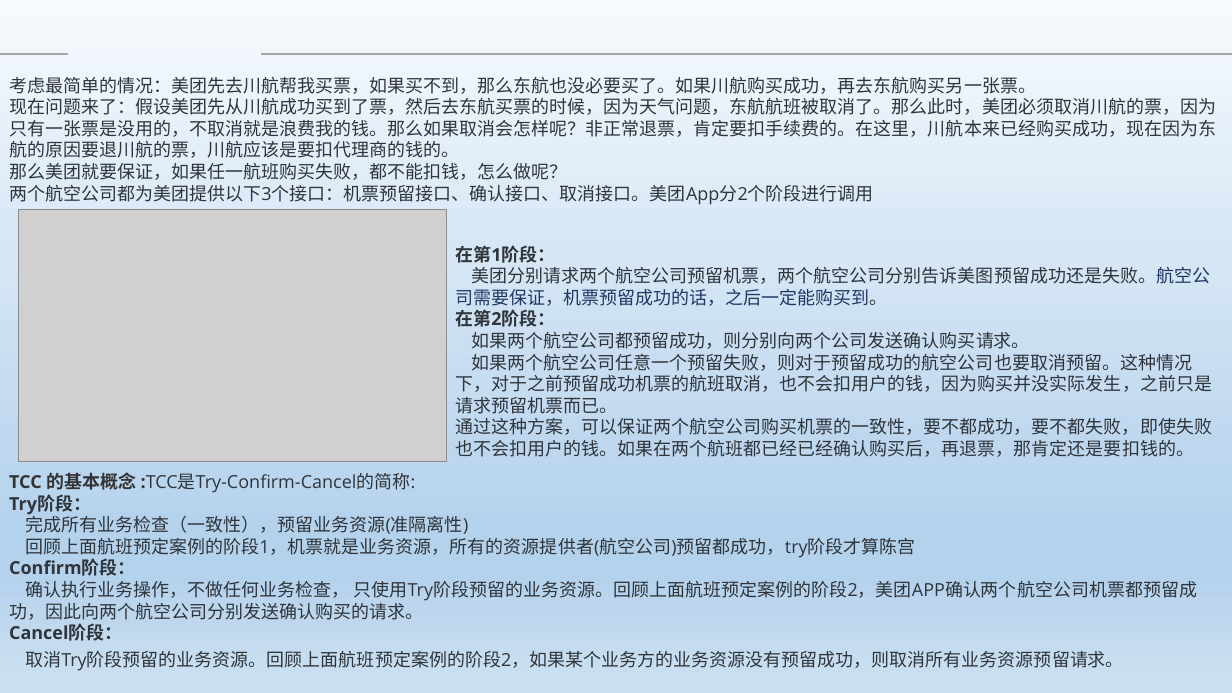
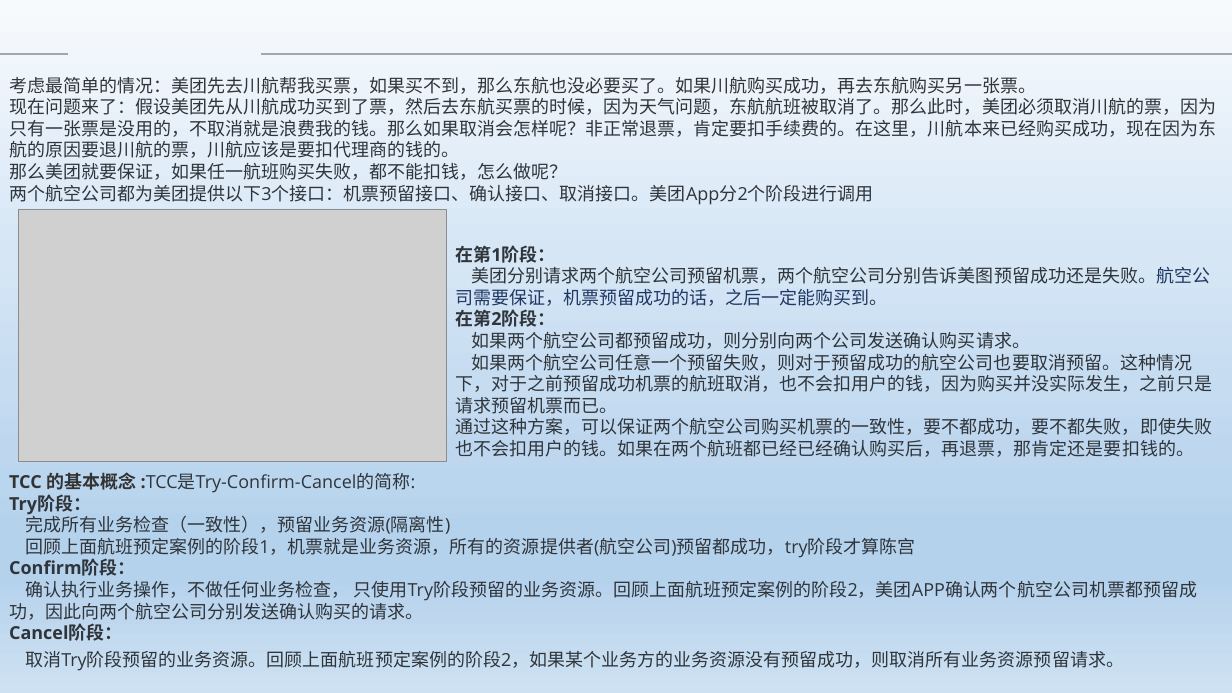
Before and after one commit to Heffie199/zhao_Note, a slide deck: slide 23 of 分布式事务的解决方案 .pptx. Drawn at 1232x693 pixels with LibreOffice and Linux fonts; fonts in the diff are those of the drawing; grey boxes stand for pictures; background and template pictures are left out. Boxes give left, top, right and bottom in pixels: in the first picture for what was removed or moved away, otherwise in the second. Text is boxed around its words. In the diff, an @@ line names an element or a change of style, - is before the commit and + after.

```diff
--- a/分布式事务的解决方案 .pptx
+++ b/分布式事务的解决方案 .pptx
@@ text at (25, 513, 450, 534): text changed @@
-完成所有业务检查（一致性），预留业务资源(准隔离性)
+完成所有业务检查（一致性），预留业务资源(隔离性)
```
Also in this commit, not shown: 12 other slides changed.
